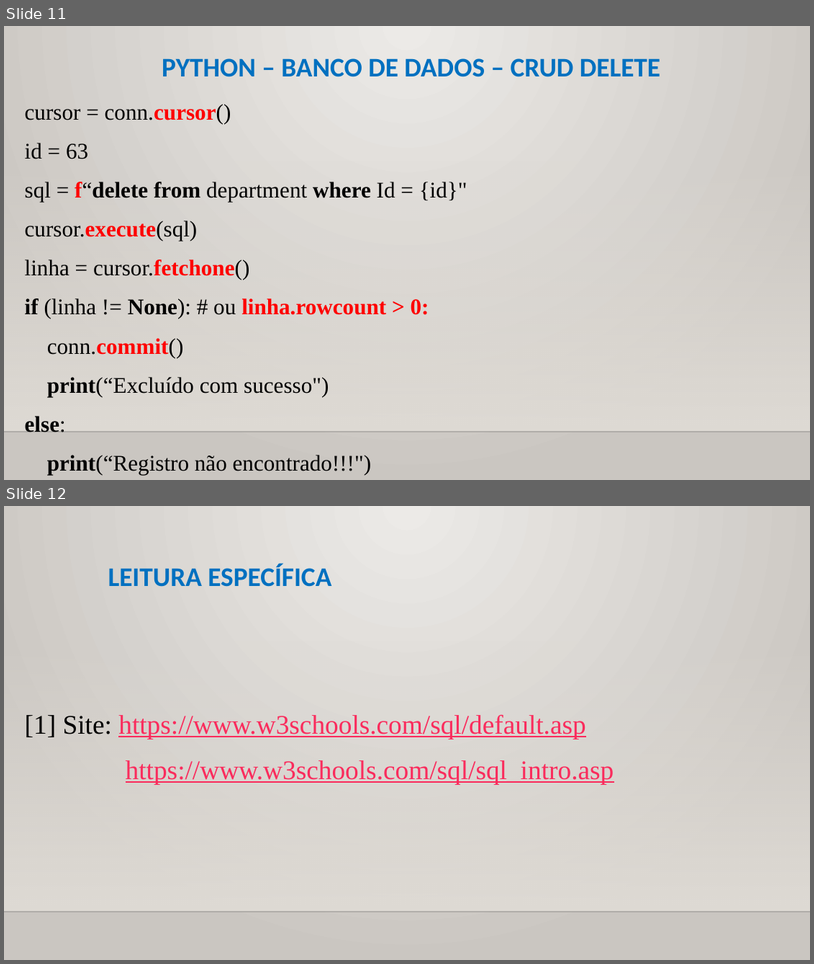
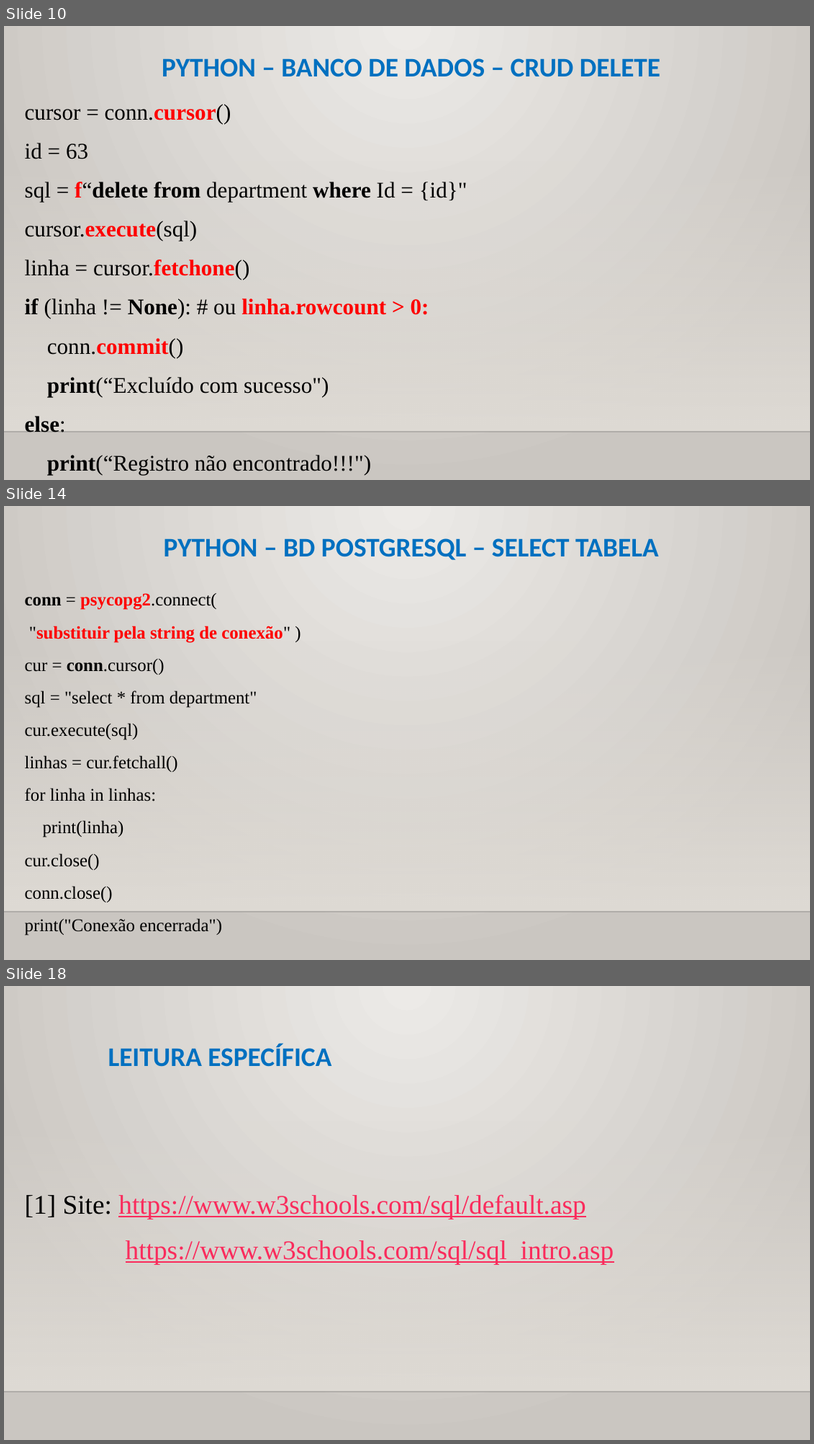
Before and after one commit to CloudEducationBrazil/WydenUniRuyPythonRAD, a slide deck: 01 Classes/Aula 12, 13 RAD Python - Banco de Dados.pptx. Shown one above the other, each under a label of ours: slides 11 and 12 before the commit, slides 10, 14 and 18 after it; the slides between them are not shown. The pictures are 814x964 and 814x1444 pixels, drawn with LibreOffice and Linux fonts; fonts in the diff are those of the drawing; background and template pictures are left out. Boxes give left, top, right and bottom in pixels: in the first picture for what was removed or moved away, otherwise in the second. Text is boxed around its words. In the diff, an @@ line names an element or a change of style, - is before the commit and + after.

```diff
--- a/01 Classes/Aula 12, 13 RAD Python - Banco de Dados.pptx
+++ b/01 Classes/Aula 12, 13 RAD Python - Banco de Dados.pptx
@@ slide 14 added at bbox=[4, 506, 810, 960], background picture (left out); not listed: 2 template elements that a slide beside it also shows @@
@@ title added at bbox=[164, 538, 659, 560], 24 pt, text #0070C0, bold @@
+PYTHON – BD POSTGRESQL – SELECT TABELA
@@ text added at bbox=[25, 593, 291, 935], 16 pt, text #000000 @@
+conn = psycopg2.connect(
+"substituir pela string de conexão" )
+cur = conn.cursor()
+sql = "select * from department"
+cur.execute(sql)
+linhas = cur.fetchall()
+for linha in linhas:
+print(linha)
+cur.close()
+conn.close()
+print("Conexão encerrada")
@@ what was slide 11 is now slide 10 @@
@@ what was slide 12 is now slide 18 @@
```
Also in this commit, not shown: 5 slides changed, 5 other slides added.
